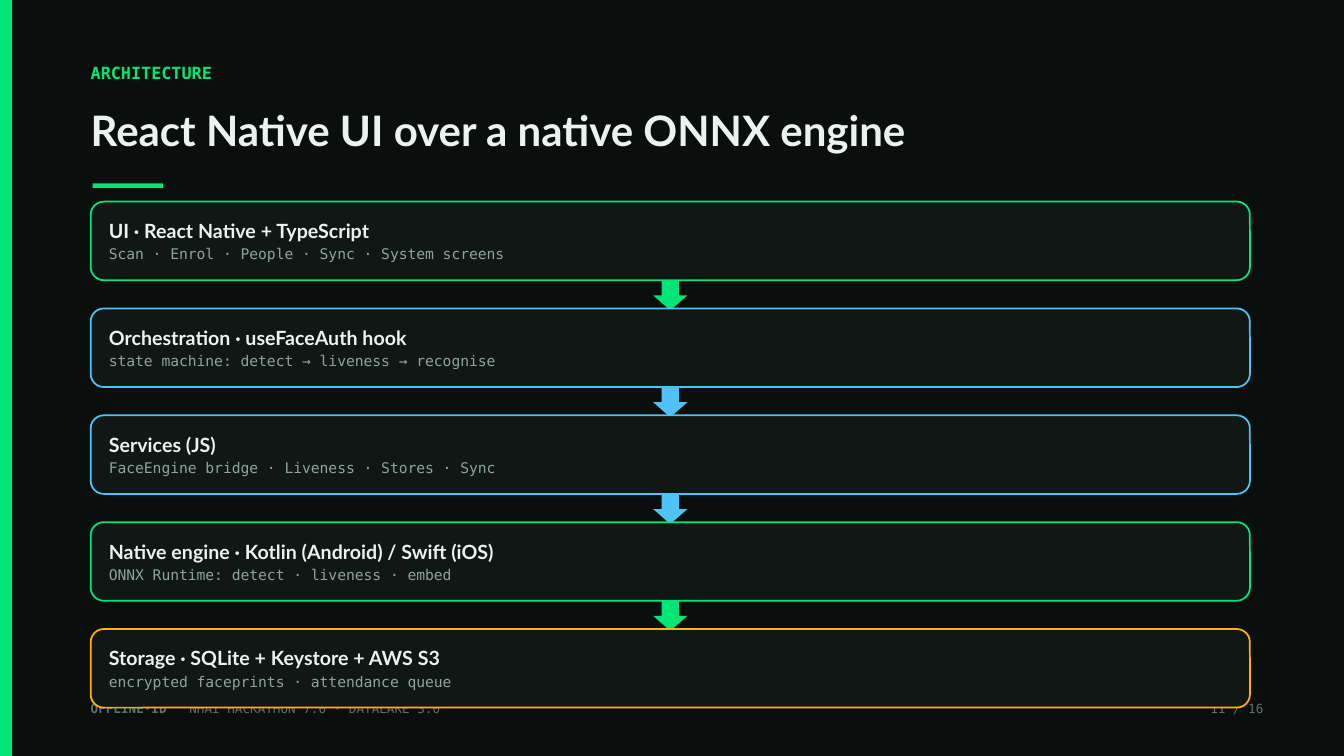
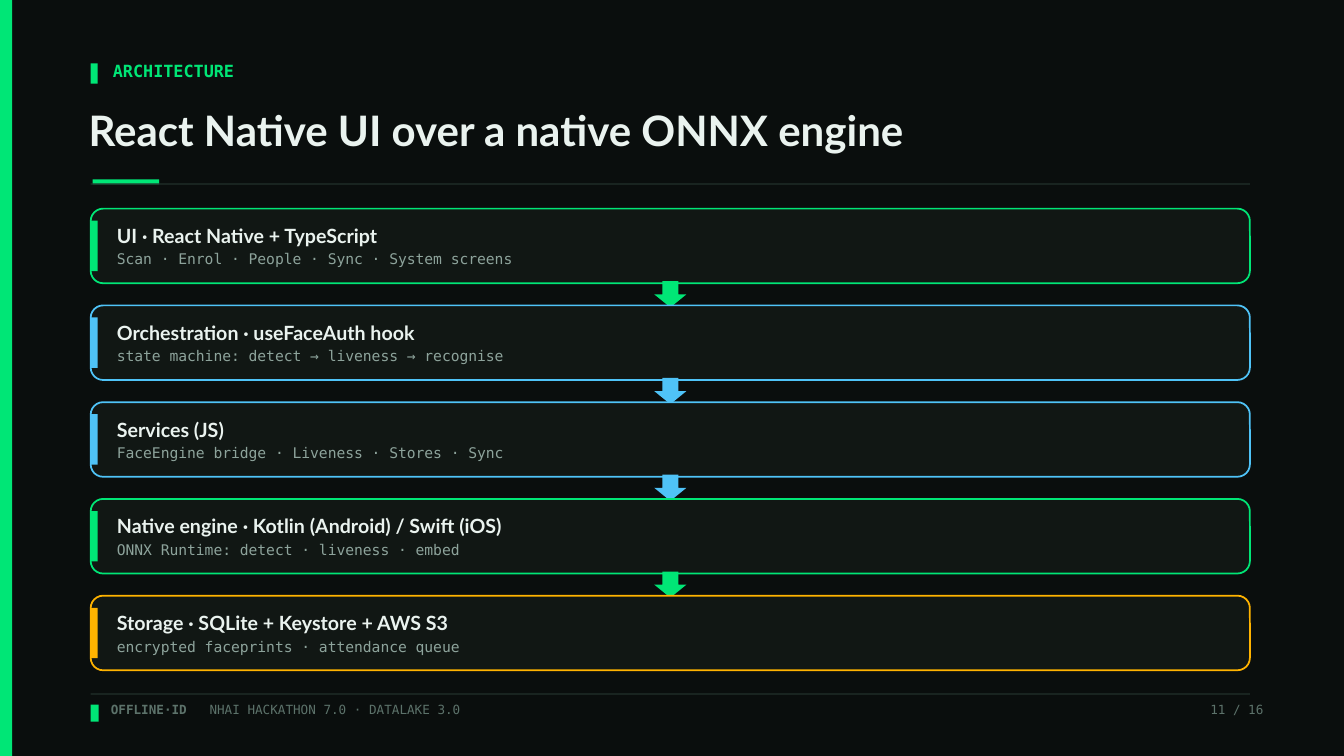
Before and after one commit to moneytosms/offlineid, a slide deck: slide 11 of submission/OfflineID_Hackathon7.pptx. Drawn at 1344x756 pixels with LibreOffice and Linux fonts; fonts in the diff are those of the drawing. Boxes give left, top, right and bottom in pixels: in the first picture for what was removed or moved away, otherwise in the second. Text is boxed around its words. In the diff, an @@ line names an element or a change of style, - is before the commit and + after.

```diff
--- a/submission/OfflineID_Hackathon7.pptx
+++ b/submission/OfflineID_Hackathon7.pptx
@@ rectangle added at (91, 64, 98, 84), fill #00E676 @@
@@ text "ARCHITECTURE": place and size @@
-text "ARCHITECTURE" at (91, 66, 212, 80)
+text "ARCHITECTURE" at (113, 64, 234, 78)
@@ rectangle: place and size @@
-rectangle at (93, 184, 163, 188)
+rectangle at (93, 179, 159, 185)
@@ rounded rectangle: place and size @@
-rounded rectangle at (91, 202, 1250, 280)
+rounded rectangle at (91, 209, 1250, 283)
@@ rectangle added at (91, 184, 1250, 185), fill #22302B @@
@@ rectangle added at (91, 221, 98, 271), fill #00E676 @@
@@ text "UI · React Native + ...": place and size @@
-text "UI · React Native + ..." at (109, 223, 505, 262)
+text "UI · React Native + ..." at (117, 228, 513, 267)
@@ rounded rectangle: place and size @@
-rounded rectangle at (91, 309, 1250, 387)
+rounded rectangle at (91, 306, 1250, 380)
@@ rectangle added at (91, 318, 98, 368), fill #4FC3F7 @@
@@ text "Orchestration · useFaceAuth hook": place and size @@
-text "Orchestration · useFaceAuth hook" at (109, 330, 495, 369)
+text "Orchestration · useFaceAuth hook" at (117, 325, 503, 364)
@@ down arrow: place and size @@
-down arrow at (653, 387, 688, 417)
+down arrow at (654, 378, 687, 404)
@@ rounded rectangle: place and size @@
-rounded rectangle at (91, 415, 1250, 494)
+rounded rectangle at (91, 402, 1250, 477)
@@ rectangle added at (91, 414, 98, 465), fill #4FC3F7 @@
@@ text "Services (JS)": place and size @@
-text "Services (JS)" at (109, 437, 495, 476)
+text "Services (JS)" at (117, 422, 503, 461)
@@ down arrow: place and size @@
-down arrow at (653, 494, 688, 524)
+down arrow at (654, 475, 687, 501)
@@ rounded rectangle: place and size @@
-rounded rectangle at (91, 522, 1250, 601)
+rounded rectangle at (91, 499, 1250, 574)
@@ text "Native engine · Kotlin (Android) ...": place and size @@
-text "Native engine · Kotlin (Android) ..." at (109, 544, 493, 580)
+text "Native engine · Kotlin (Android) ..." at (117, 518, 501, 555)
@@ rectangle added at (91, 511, 98, 562), fill #00E676 @@
@@ rounded rectangle: place and size @@
-rounded rectangle at (91, 629, 1250, 708)
+rounded rectangle at (91, 596, 1250, 670)
@@ down arrow: place and size @@
-down arrow at (653, 601, 688, 631)
+down arrow at (654, 572, 687, 598)
@@ rectangle added at (91, 608, 98, 658), fill #FFB300 @@
@@ text "Storage · SQLite + Keystore ...": place and size @@
-text "Storage · SQLite + Keystore ..." at (109, 650, 452, 690)
+text "Storage · SQLite + Keystore ..." at (117, 615, 460, 655)
@@ rectangle added at (91, 694, 1250, 695), fill #22302B @@
@@ rectangle added at (91, 705, 99, 722), fill #00E676 @@
@@ text "OFFLINE·ID NHAI HACKATHON 7.0 · ...": place and size @@
-text "OFFLINE·ID NHAI HACKATHON 7.0 · ..." at (91, 702, 440, 713)
+text "OFFLINE·ID NHAI HACKATHON 7.0 · ..." at (111, 705, 461, 714)
```
Also in this commit, not shown: 15 other slides changed, 11 other files.
